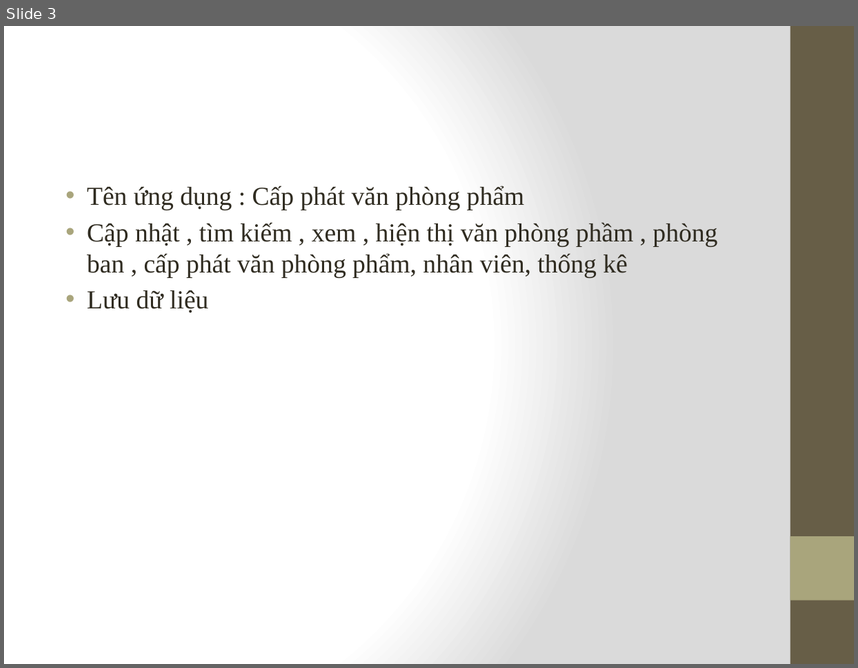
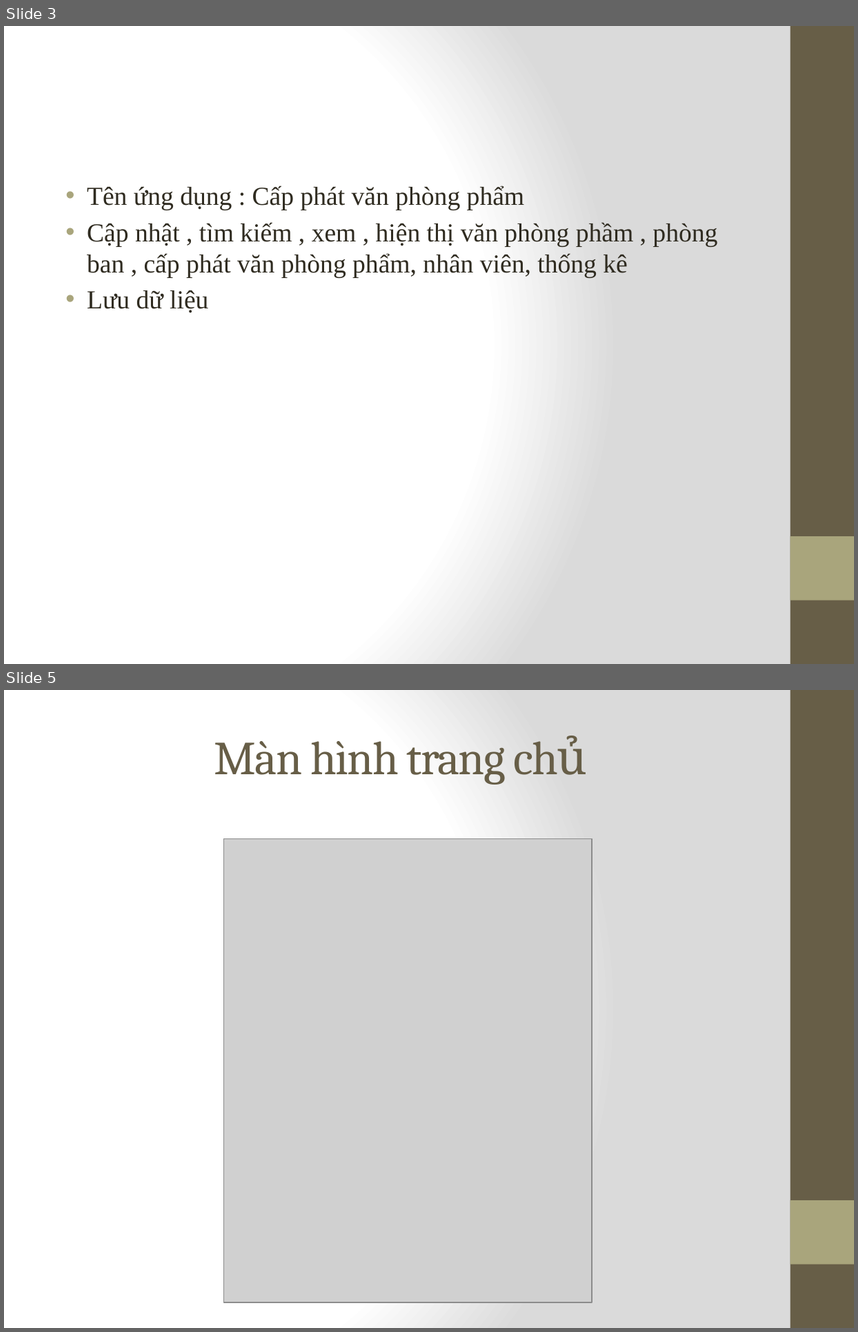
Before and after one commit to thien414/DD2, a slide deck: Baocao.pptx. Shown one above the other, each under a label of ours: slide 3 before the commit, slides 3 and 5 after it; the slides between them are not shown. The pictures are 858x668 and 858x1332 pixels, drawn with LibreOffice and Linux fonts; fonts in the diff are those of the drawing; grey boxes stand for pictures. Boxes give left, top, right and bottom in pixels: in the first picture for what was removed or moved away, otherwise in the second. Text is boxed around its words. In the diff, an @@ line names an element or a change of style, - is before the commit and + after.

```diff
--- a/Baocao.pptx
+++ b/Baocao.pptx
@@ slide 5 added at (4,690,854,1328), background gradient #FFFFFF to #DADADA; not listed: 2 template elements that a slide beside it also shows @@
@@ title added at (214,736,587,785), 40 pt, text #675E47 @@
+Màn hình trang chủ
@@ picture added at (223,839,591,1302) @@
```
Also in this commit, not shown: 1 slide changed, 11 other slides added, 11 slides removed.
